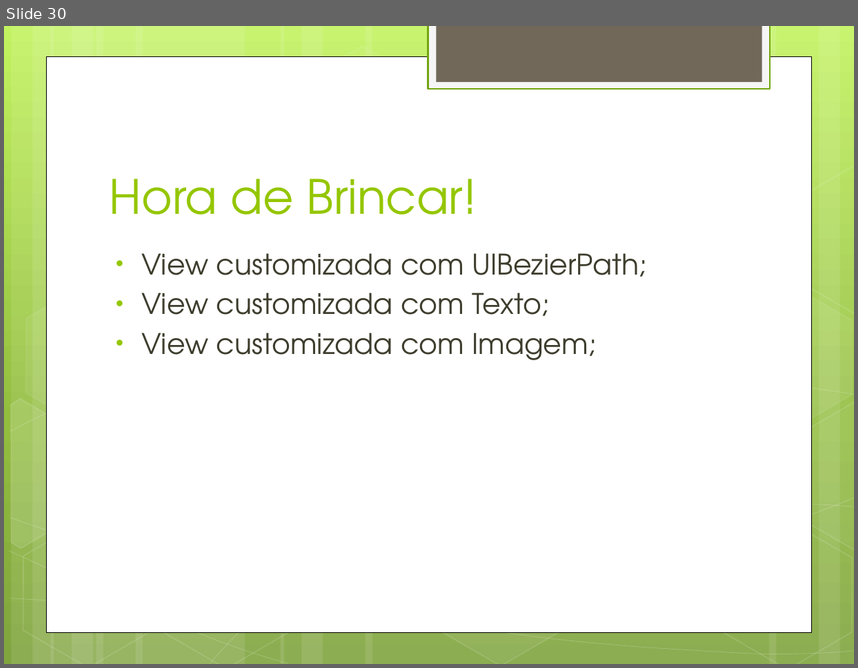
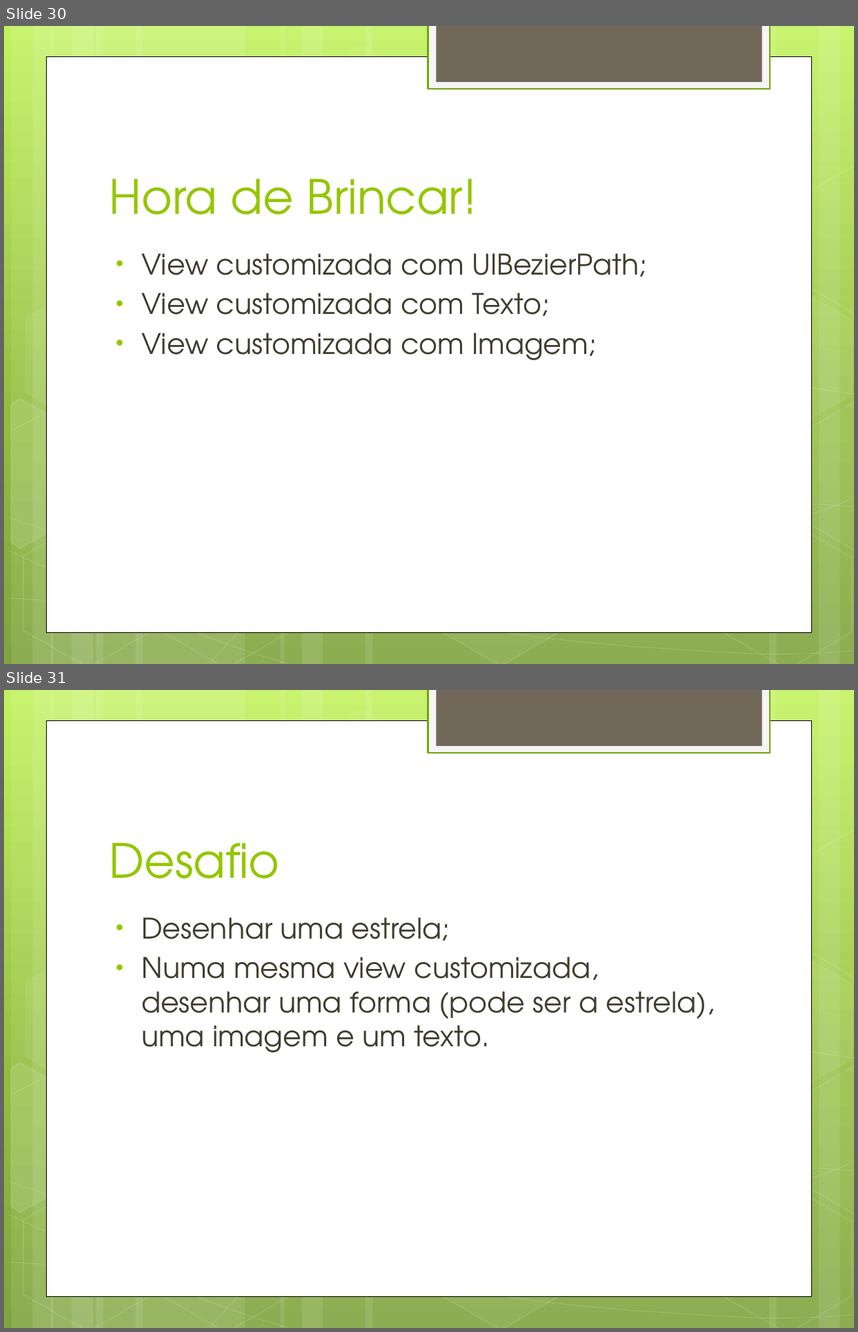
Before and after one commit to filipemanuelofs/disp.movel2014-ios, a slide deck: Slides/Aula5.pptx. Shown one above the other, each under a label of ours: slide 30 before the commit, slides 30 and 31 after it. The pictures are 858x668 and 858x1332 pixels, drawn with LibreOffice and Linux fonts; fonts in the diff are those of the drawing. Boxes give left, top, right and bottom in pixels: in the first picture for what was removed or moved away, otherwise in the second. Text is boxed around its words. In the diff, an @@ line names an element or a change of style, - is before the commit and + after.

```diff
--- a/Slides/Aula5.pptx
+++ b/Slides/Aula5.pptx
@@ slide 31 added at (4,690,854,1328), background gradient #C3F35F to #93BF3F to #81A53E; not listed: 31 template elements that a slide beside it also shows @@
@@ title added at (110,842,280,878), 40 pt, text #94C600 @@
+Desafio
@@ text added at (141,917,715,1052), 24 pt, text #3E3D2D @@
+• Desenhar uma estrela;
+• Numa mesma view customizada, desenhar uma forma (pode ser a estrela), uma imagem e um texto.
```
Also in this commit, not shown: 35 other files.
